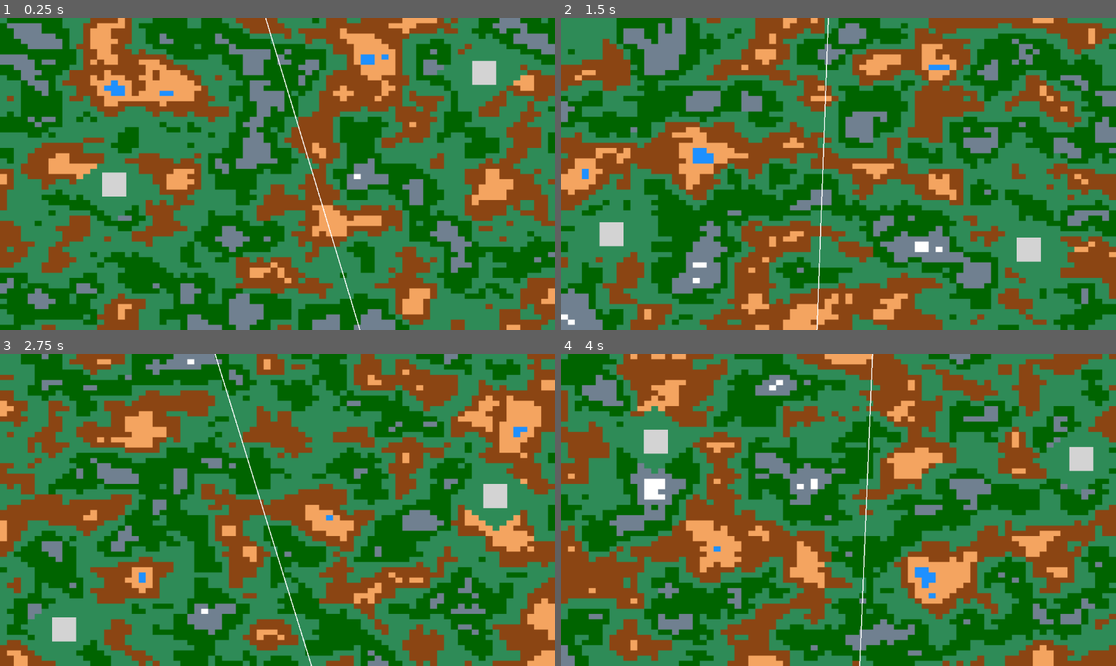
Above: before the commit, frames 1-4 (two rows, left to right).
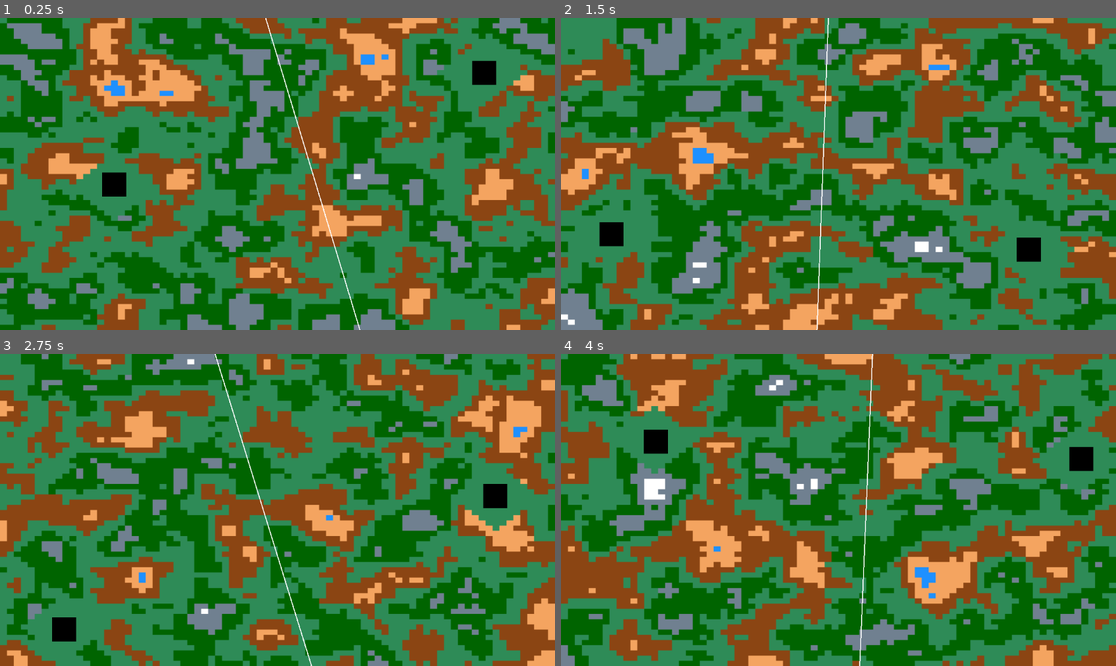
Above: after the commit, the same moments.

Repository: E-Wall6360/wod-clone
Game: Godot game, scene res://node_2d.tscn
Same seed, same stepped clock (60 frames per second), same inputs: the game is played once before the commit and once after it.
Inputs:
- Up to frame 1 (0.25 s): no input
- Up to frame 2 (1.5 s): tap Enter at 0.5 s; tap R at 0.6, 1.35 s; tap Space at 1.25 s
- Up to frame 3 (2.75 s): tap Enter at 2 s; tap R at 2.1 s
- Up to frame 4 (4 s): tap Space at 2.75 s; tap R at 2.85, 3.6 s; tap Enter at 3.5 s

The runs differ from the first frame. In frame 1, 0.7% of the frame differs, in the area x 18-90%, y 13-58%; in frame 2, 0.7%; in frame 3, 0.7%; in frame 4, 0.7%, in the area x 14-96%, y 24-38%.

Commit message:
change a few colours

Diff:
--- a/city.gd
+++ b/city.gd
@@ -12,7 +12,7 @@
 
 func _ready():
     # Cities are always GREY regardless of team
-    $ColorRect.color = Color.LIGHT_GRAY
+    $ColorRect.color = Color.BLACK
 
     # Create spawn timer
     spawn_timer = Timer.new()
--- a/node_2d.gd
+++ b/node_2d.gd
@@ -154,8 +154,6 @@
     var chunk_pos = world_pos_to_chunk(world_pos)
     return terrain_data[chunk_pos.y][chunk_pos.x]
 
-# Replace the simple get_terrain_speed_multiplier function in node_2d.gd with this:
-
 func get_terrain_speed_multiplier(world_pos: Vector2) -> float:
     # Sample the 4 corners of a 20x20 unit (since units are 20x20)
     var unit_size = 20.0
--- a/unit.gd
+++ b/unit.gd
@@ -3,23 +3,27 @@
 enum Team { PLAYER, ENEMY }
 
 @export var team: Team = Team.PLAYER
+const NORMAL_SPEED = 25.0
+const ENCIRCLEMENT_DEATH_TIME = 3.0
+const ENCIRCLEMENT_CHECK_RADIUS = 100.0
+const RED_TEAM = Color.ORANGE_RED
+const BLUE_TEAM = Color('2163ba')
 var target_position = Vector2.ZERO
-const NORMAL_SPEED = 25.0
 var move_speed = NORMAL_SPEED
 var cluster_mates = []
 var enemy_contacts = []
 
 # Encirclement variables
+var original_colour
 var encircled = false
 var encirclement_timer = 0.0
-var ENCIRCLEMENT_DEATH_TIME = 3.0
-var ENCIRCLEMENT_CHECK_RADIUS = 100.0
 
 @onready var main_scene = get_parent()
 
 func _ready():
     target_position = global_position
-    modulate = Color.BLUE if team == Team.PLAYER else Color.RED
+    original_colour = BLUE_TEAM if team == Team.PLAYER else RED_TEAM
+    modulate = original_colour
 
     area_entered.connect(_on_area_entered)
     area_exited.connect(_on_area_exited)
@@ -105,8 +109,7 @@
 
 func handle_encirclement_effects(delta):
     encirclement_timer += delta
-    var original_color = Color.BLUE if team == Team.PLAYER else Color.RED
-    modulate = original_color.lerp(Color.WHITE, 0.35)  # Mix 35% white with original color
+    modulate = original_colour.lerp(Color.WHITE, 0.25)  # Mix 25% white with original color
     move_speed = move_speed * 0.5
 
 func get_separation_force() -> Vector2:
@@ -131,7 +134,7 @@
             return
     else:
         encirclement_timer = 0.0
-        modulate = Color.BLUE if team == Team.PLAYER else Color.RED
+        modulate = original_colour
         move_speed = NORMAL_SPEED
 
     var viewport_size = get_viewport().get_visible_rect().size
